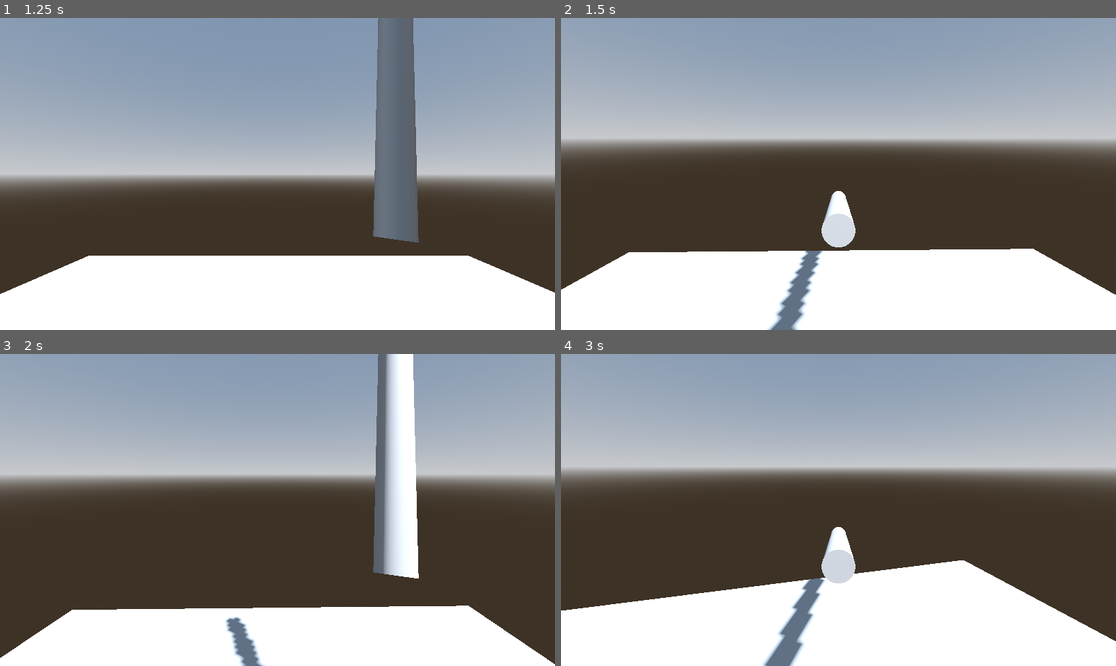
Above: before the commit, frames 1-4 (two rows, left to right).
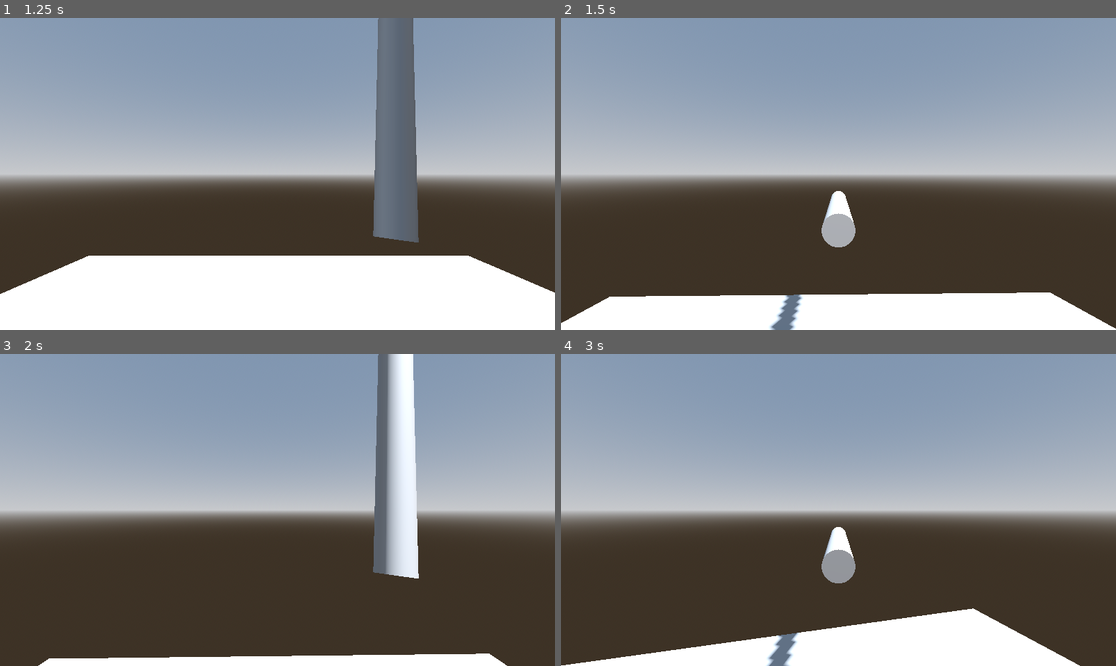
Above: after the commit, the same moments.

Repository: ARIELCHOLAKIANSAZ/El_Caballero_de_Retiro
Game: Godot game, scene res://escena_pruebas.tscn
The game is run twice, just before and just after one commit, with the same random seed, the same clock (stepped at 60 frames per second) and the same inputs. The project has no main scene, so this scene is started directly.
Inputs (mouse positions are in pixels of both pictures, inside the frame that each line leads up to):
- Up to frame 1 (1.25 s): tap Enter (ui_accept) at 0.5, 0.77 s; move the mouse to (399, 158) at 0.52 s; hold Right (ui_right) from 0.53 s (still down); hold Space from 0.53 s (still down); click (399, 158) at 0.67 s
- Up to frame 2 (1.5 s): tap Enter (ui_accept) at 1.25 s; move the mouse to (810, 174) at 1.27 s; release Right (ui_right) at 1.28 s; release Space at 1.28 s; hold Up (ui_up) from 1.28 s (still down); tap Space at 1.35 s; click (810, 174) at 1.42 s
- Up to frame 3 (2 s): keep holding Up (ui_up); tap Enter (ui_accept) at 1.52 s
- Up to frame 4 (3 s): keep holding Up (ui_up); move the mouse to (849, 503) at 2.02 s; hold Space 2.03-2.78 s; click (849, 503) at 2.17 s; tap Enter (ui_accept) at 2.75 s; move the mouse to (832, 516) at 2.77 s; tap Space at 2.85 s; click (832, 516) at 2.92 s

Frame 1 is identical in both runs. In frame 2, 36% of the frame differs, in the area x 0-100%, y 28-100%; in frame 3, 35%; in frame 4, 45%, in the area x 0-100%, y 23-100%.

Commit message:
Added camera movement based on weapon's position on camera
Added an Area3D, whenever the weapon  colides it also moves the camera

Diff:
--- a/ElCaballero.gd
+++ b/ElCaballero.gd
@@ -1,11 +1,10 @@
 extends Node3D
-
-
 @onready var camera = $Body/POV
 @onready var character = $Body
 @onready var weapon = $Body/POV/yPivot/xPivot/Weapon
 @onready var xpivot = $Body/POV/yPivot/xPivot
 @onready var ypivot = $Body/POV/yPivot
+@onready var wcol : bool
 const SPEED = 5.0
 const JUMP_VELOCITY = 4.5
 var rotation_speed : float = 0.005
@@ -20,10 +19,12 @@
 		if(is_using_weapon):
 			xpivot.rotate_x(-event.relative.y * rotation_speed)
 			ypivot.rotate_y(-event.relative.x * rotation_speed)
-			xpivot.rotation.x = clamp(xpivot.rotation.x, deg_to_rad(-30),deg_to_rad(30))
+			# I have to clamp THIS right here
+			xpivot.rotation.x = clamp(xpivot.rotation.x, deg_to_rad(-30),deg_to_rad(90))
 			ypivot.rotation.y = clamp(ypivot.rotation.y, deg_to_rad(-50),deg_to_rad(50))
+			if(wcol):
+				character.rotate_y(-event.relative.x * rotation_speed)
 		else:
-			camera.rotate_x(-event.relative.y * rotation_speed)
 			character.rotate_y(-event.relative.x * rotation_speed)
 
 			camera.rotation.x = clamp(camera.rotation.x, deg_to_rad(-90), deg_to_rad(90))
@@ -46,6 +47,7 @@
 			ypivot.rotation_degrees = Vector3(0,-30,0)
 			weapon.rotation_degrees = Vector3(-15,0,0)
 		is_using_weapon = false
+	print(wcol)
 
 func _physics_process(delta):
 	# Add the gravity.
@@ -69,3 +71,10 @@
 
 
 	character.move_and_slide()
+
+func _on_weapon_collision_body_entered(body):
+	wcol = true
+
+
+func _on_weapon_collision_body_exited(body):
+	wcol = false
--- a/ElCaballero.tscn
+++ b/ElCaballero.tscn
@@ -10,6 +10,12 @@
 [sub_resource type="CapsuleMesh" id="CapsuleMesh_7nlpk"]
 
 [sub_resource type="CapsuleShape3D" id="CapsuleShape3D_xkwdc"]
+
+[sub_resource type="BoxShape3D" id="BoxShape3D_i7wv6"]
+size = Vector3(1.94958, 2.61969, 0.124512)
+
+[sub_resource type="BoxShape3D" id="BoxShape3D_y06yv"]
+size = Vector3(1, 2.24951, 0.263794)
 
 [node name="TheKnight" type="Node3D"]
 script = ExtResource("1_0vltg")
@@ -27,7 +33,7 @@
 
 [node name="Weapon" type="AnimatableBody3D" parent="Body/POV/yPivot/xPivot"]
 transform = Transform3D(1, 0, 0, 0, 1, 0, 0, 0, 1, 0, 0, -1.5)
-collision_layer = 0
+collision_layer = 8
 collision_mask = 0
 sync_to_physics = false
 
@@ -44,3 +50,23 @@
 
 [node name="CollisionShape3D" type="CollisionShape3D" parent="Body"]
 shape = SubResource("CapsuleShape3D_xkwdc")
+
+[node name="WeaponCollision" type="Area3D" parent="Body"]
+transform = Transform3D(1, 0, 0, 0, 1, 0, 0, 0, 1, 0, 0.417, -0.0596145)
+collision_layer = 0
+collision_mask = 8
+
+[node name="CollisionShape3D" type="CollisionShape3D" parent="Body/WeaponCollision"]
+transform = Transform3D(0.642788, 0, -0.766044, 0, 1, 0, 0.766044, 0, 0.642788, -0.617803, 0, -0.179496)
+shape = SubResource("BoxShape3D_i7wv6")
+
+[node name="CollisionShape3D2" type="CollisionShape3D" parent="Body/WeaponCollision"]
+transform = Transform3D(0.642788, 0, 0.766044, 0, 1, 0, -0.766044, 0, 0.642788, 0.618, 0, -0.179)
+shape = SubResource("BoxShape3D_i7wv6")
+
+[node name="CollisionShape3D3" type="CollisionShape3D" parent="Body/WeaponCollision"]
+transform = Transform3D(1, 0, 0, 0, 1, 0, 0, 0, 1, 0, 0.146404, 0.0888062)
+shape = SubResource("BoxShape3D_y06yv")
+
+[connection signal="body_entered" from="Body/WeaponCollision" to="." method="_on_weapon_collision_body_entered"]
+[connection signal="body_exited" from="Body/WeaponCollision" to="." method="_on_weapon_collision_body_exited"]
Not shown: 1 places in ElCaballero.tscn that only renumber resources
